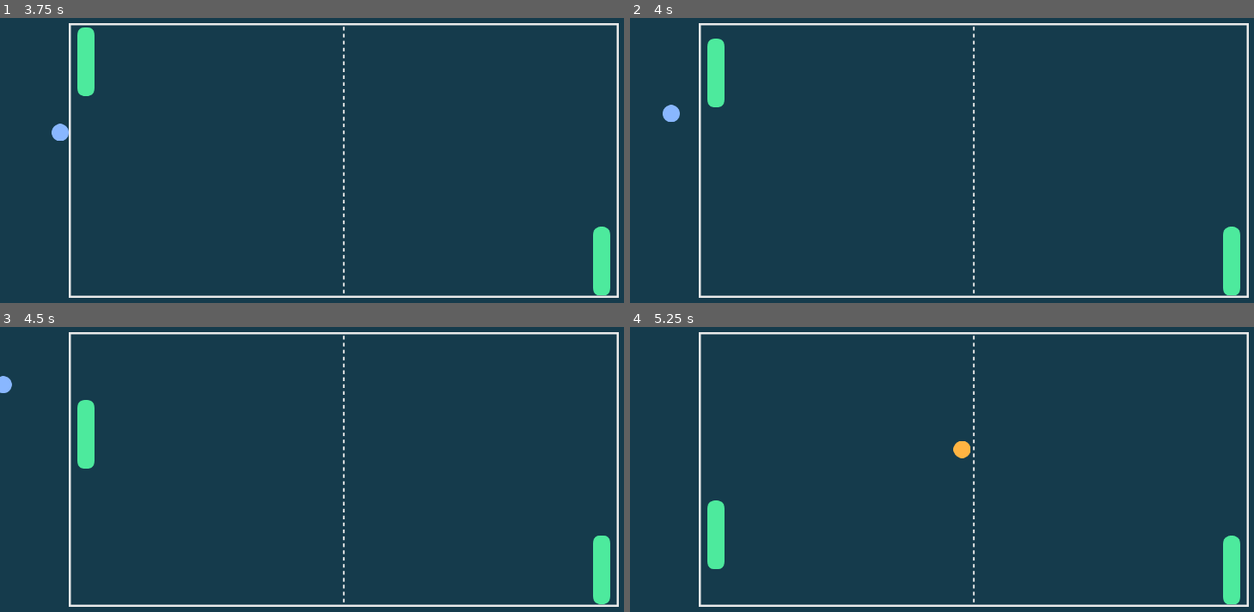
Above: before the commit, frames 1-4 (two rows, left to right).
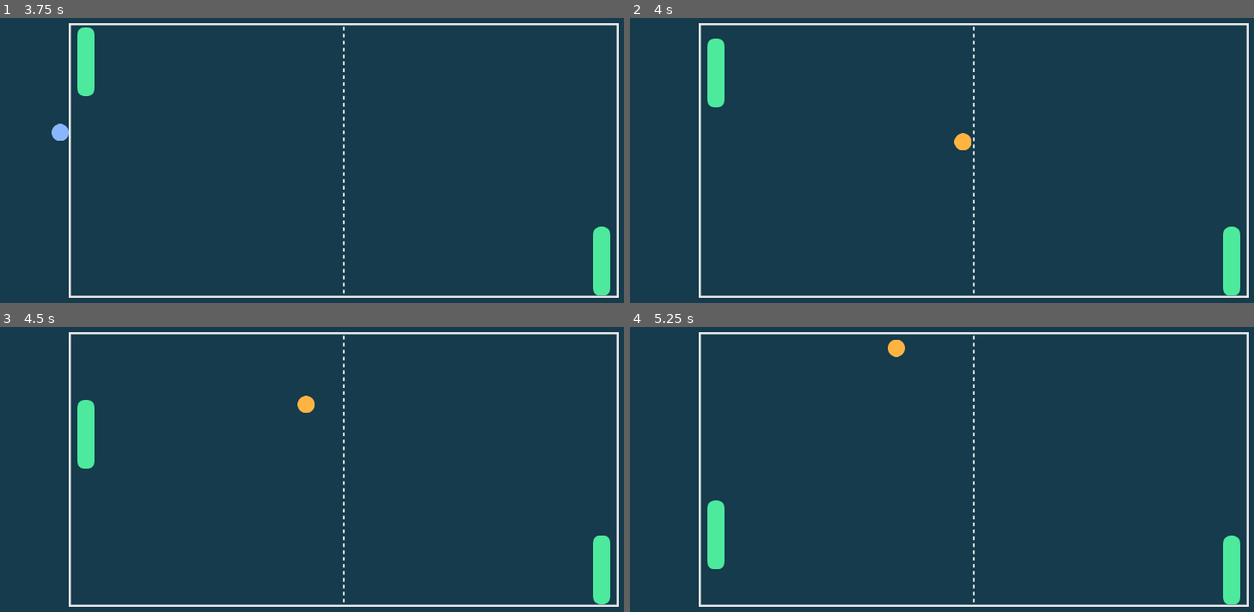
Above: after the commit, the same moments.

Repository: cf-Le3/pong-plus
Game: Godot game, scene res://main/main.tscn
The game is run twice, just before and just after one commit, with the same random seed, the same clock (stepped at 60 frames per second) and the same inputs.
Inputs:
- Up to frame 1 (3.75 s): hold W (up_player1) 0.53-1.28 s; hold Down (down_player2) 0.53-1.28 s; hold S (down_player1) 1.28-2.03 s; tap Up (up_player2) at 1.35, 2.85 s; hold Down (down_player2) 2.03-2.78 s; hold W (up_player1) 2.03-3.53 s; hold S (down_player1) from 3.53 s (still down); hold Down (down_player2) from 3.53 s (still down)
- Up to frame 2 (4 s): keep holding S (down_player1); keep holding Down (down_player2)
- Up to frame 3 (4.5 s): keep holding S (down_player1); release Down (down_player2) at 4.28 s; tap Up (up_player2) at 4.35 s
- Up to frame 4 (5.25 s): keep holding S (down_player1); hold Down (down_player2) from 5.03 s (still down)

Frame 1 is identical in both runs. In frame 2, 0.3% of the frame differs, in the area x 5-55%, y 30-47%; in frame 3, 0.2%; in frame 4, 0.3%, in the area x 41-55%, y 4-47%.

Commit message:
Implement collision detection
The ball will be removed when it exits a goal wall object.

Diff:
--- /dev/null
+++ b/pong-but-it's-slippery/wall_goal/wall_goal.gd
@@ -0,0 +1,5 @@
+extends Area2D
+
+func _on_body_exited(body: Node2D) -> void:
+	if body.is_in_group("balls"):
+		body.queue_free()
--- a/pong-but-it's-slippery/wall_goal/wall_goal.tscn
+++ b/pong-but-it's-slippery/wall_goal/wall_goal.tscn
@@ -1,10 +1,15 @@
-[gd_scene load_steps=2 format=3 uid="uid://5hrpxd7ci76s"]
+[gd_scene load_steps=3 format=3 uid="uid://5hrpxd7ci76s"]
+
+[ext_resource type="Script" path="res://wall_goal/wall_goal.gd" id="1_ol77t"]
 
 [sub_resource type="RectangleShape2D" id="RectangleShape2D_087jk"]
 size = Vector2(4, 512)
 
 [node name="WallGoal" type="Area2D"]
-collision_mask = 0
+collision_mask = 4
+script = ExtResource("1_ol77t")
 
 [node name="CollisionShape2D" type="CollisionShape2D" parent="."]
 shape = SubResource("RectangleShape2D_087jk")
+
+[connection signal="body_exited" from="." to="." method="_on_body_exited"]
